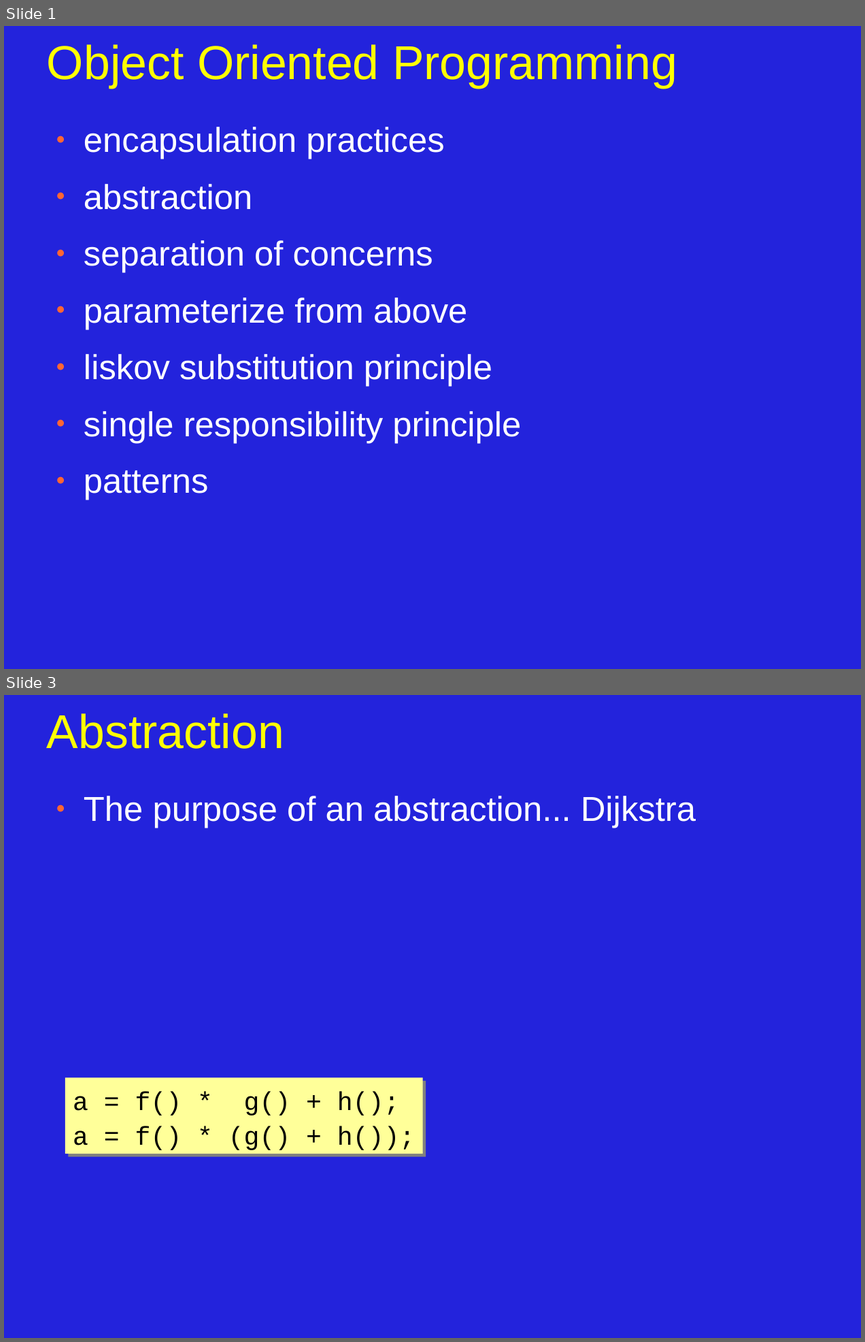
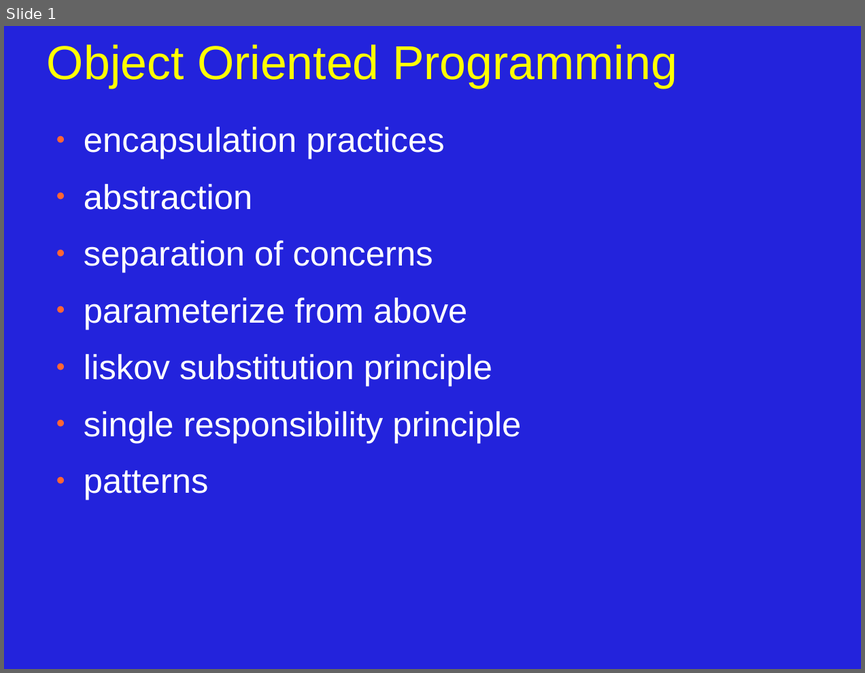
Before and after one commit to JonJagger/two-day-courses, a slide deck: cppf/08_Object_Oriented_Programming.odp. Shown one above the other, each under a label of ours: slides 1 and 3 before the commit, slide 1 after it; the slides between them are not shown. The pictures are 865x1342 and 865x673 pixels, drawn with LibreOffice and Linux fonts; fonts in the diff are those of the drawing. Boxes give left, top, right and bottom in pixels: in the first picture for what was removed or moved away, otherwise in the second. Text is boxed around its words. In the diff, an @@ line names an element or a change of style, - is before the commit and + after.

```diff
--- a/cppf/08_Object_Oriented_Programming.odp
+++ b/cppf/08_Object_Oriented_Programming.odp
@@ slide 3 removed at [4, 695, 861, 1338], background #2323DC @@
@@ title removed at [47, 713, 284, 749] @@
-Abstraction
@@ text removed at [84, 796, 696, 828] @@
-● The purpose of an abstraction... Dijkstra
@@ rectangle removed at [65, 1078, 423, 1154] @@
-a = f() * g() + h();
-a = f() * (g() + h());
```
Also in this commit, not shown: 2 slides changed, 3 slides added, 1 other slide removed.
